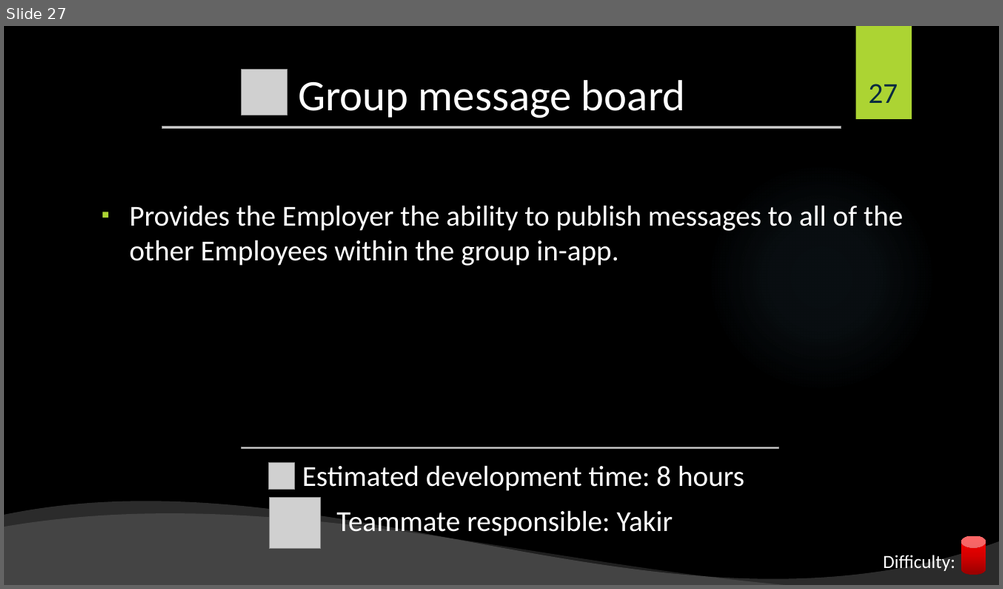
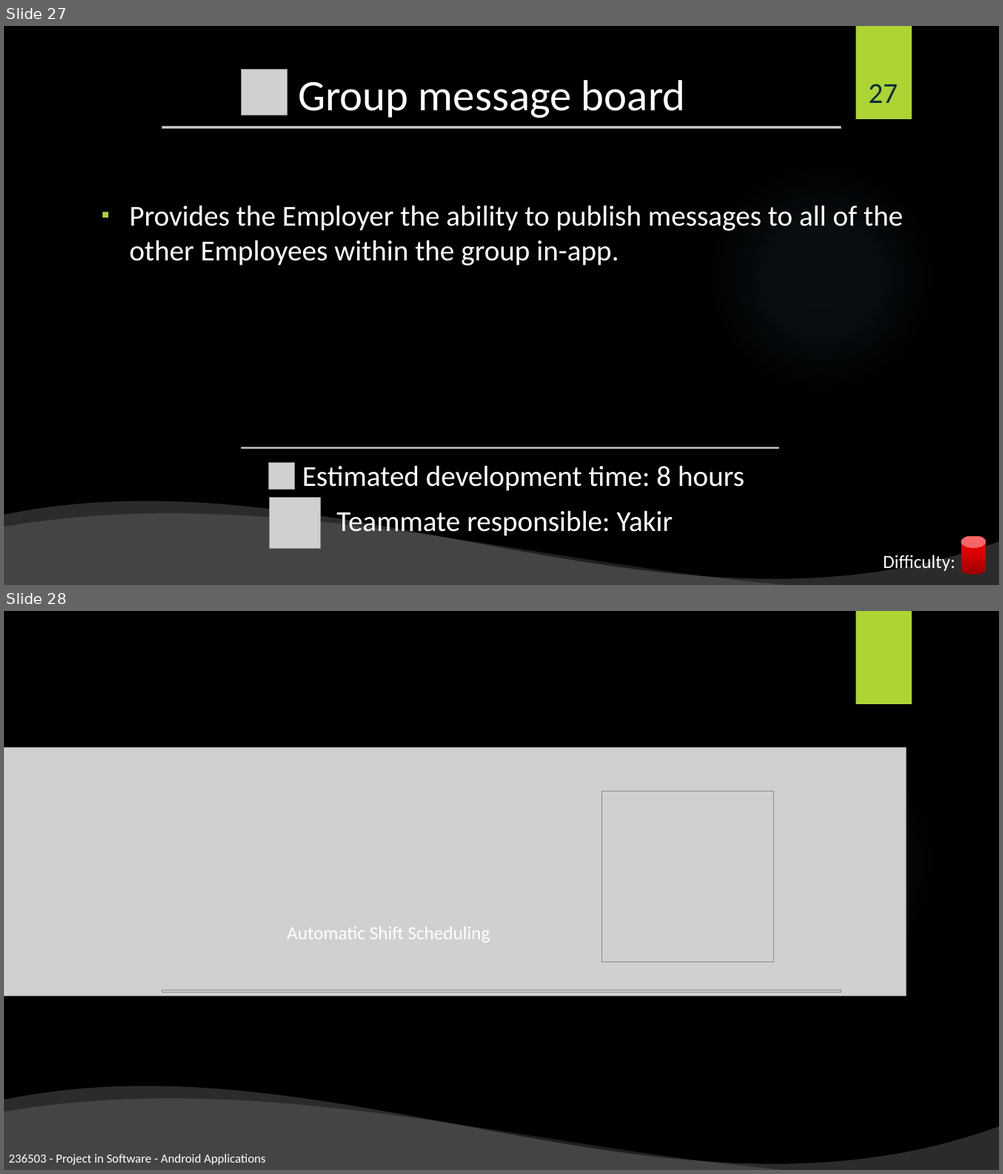
Before and after one commit to shiftlyapp/Shiftly, a slide deck: Backlog.pptx. Shown one above the other, each under a label of ours: slide 27 before the commit, slides 27 and 28 after it. The pictures are 1003x589 and 1003x1174 pixels, drawn with LibreOffice and Linux fonts; fonts in the diff are those of the drawing; grey boxes stand for pictures; background and template pictures are left out. Boxes give left, top, right and bottom in pixels: in the first picture for what was removed or moved away, otherwise in the second. Text is boxed around its words. In the diff, an @@ line names an element or a change of style, - is before the commit and + after.

```diff
--- a/Backlog.pptx
+++ b/Backlog.pptx
@@ slide 28 added at [4,611,999,1170], background picture (left out); not listed: 2 template elements that a slide beside it also shows @@
@@ picture added at [4,748,905,996] @@
@@ picture added at [603,792,774,963] @@
@@ text added at [287,927,490,943], 18 pt, text #FFFFFF @@
+Automatic Shift Scheduling
@@ picture added at [162,990,840,992] @@
@@ wave added at [4,1085,999,1170], fill #FFFFFF at 17% opacity @@
@@ wave added at [4,1097,999,1170], fill #FFFFFF at 12% opacity @@
@@ text added at [8,1154,265,1165], 12 pt, text #FFFFFF @@
+236503 - Project in Software - Android Applications
```
Also in this commit, not shown: 1 slide changed.
